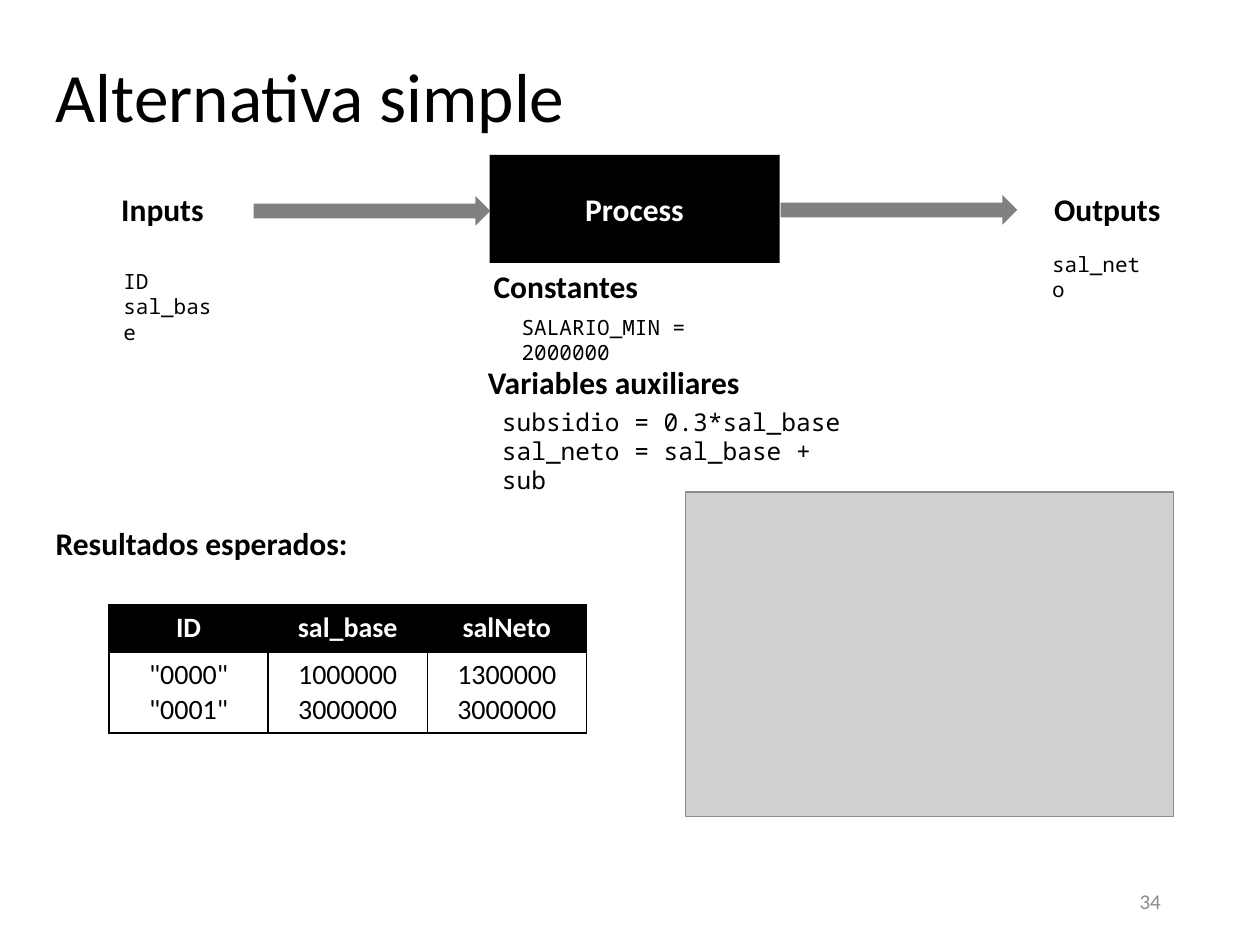
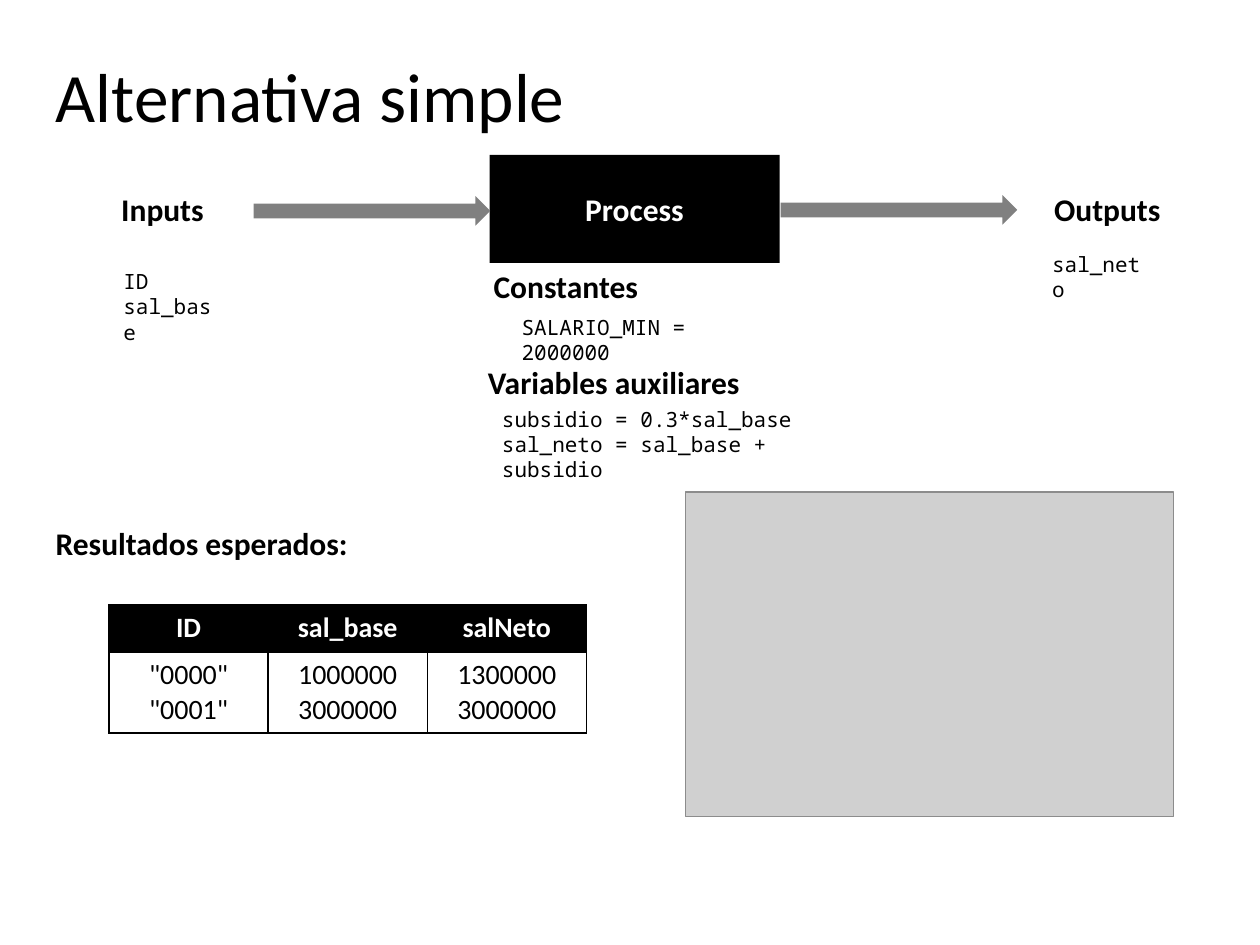
Before and after one commit to algoritmos-UdeA/logica1-20262, a slide deck: slide 34 of clases/5/teoria/clase-05.pptx. Drawn at 1260x945 pixels with LibreOffice and Linux fonts; fonts in the diff are those of the drawing; grey boxes stand for pictures. Boxes give left, top, right and bottom in pixels: in the first picture for what was removed or moved away, otherwise in the second. Text is boxed around its words. In the diff, an @@ line names an element or a change of style, - is before the commit and + after.

```diff
--- a/clases/5/teoria/clase-05.pptx
+++ b/clases/5/teoria/clase-05.pptx
@@ text at (502,411,791,431): size 14 to 12 pt in "subsidio = 0.3*sal_base" @@
@@ text at (502,436,741,478): text changed; size 14 to 12 pt @@
-sal_neto = sal_base + sub
+sal_neto = sal_base + subsidio
@@ page number removed at (1140,895,1161,909) @@
-34
```
Also in this commit, not shown: 27 other slides changed, 2 other files.
